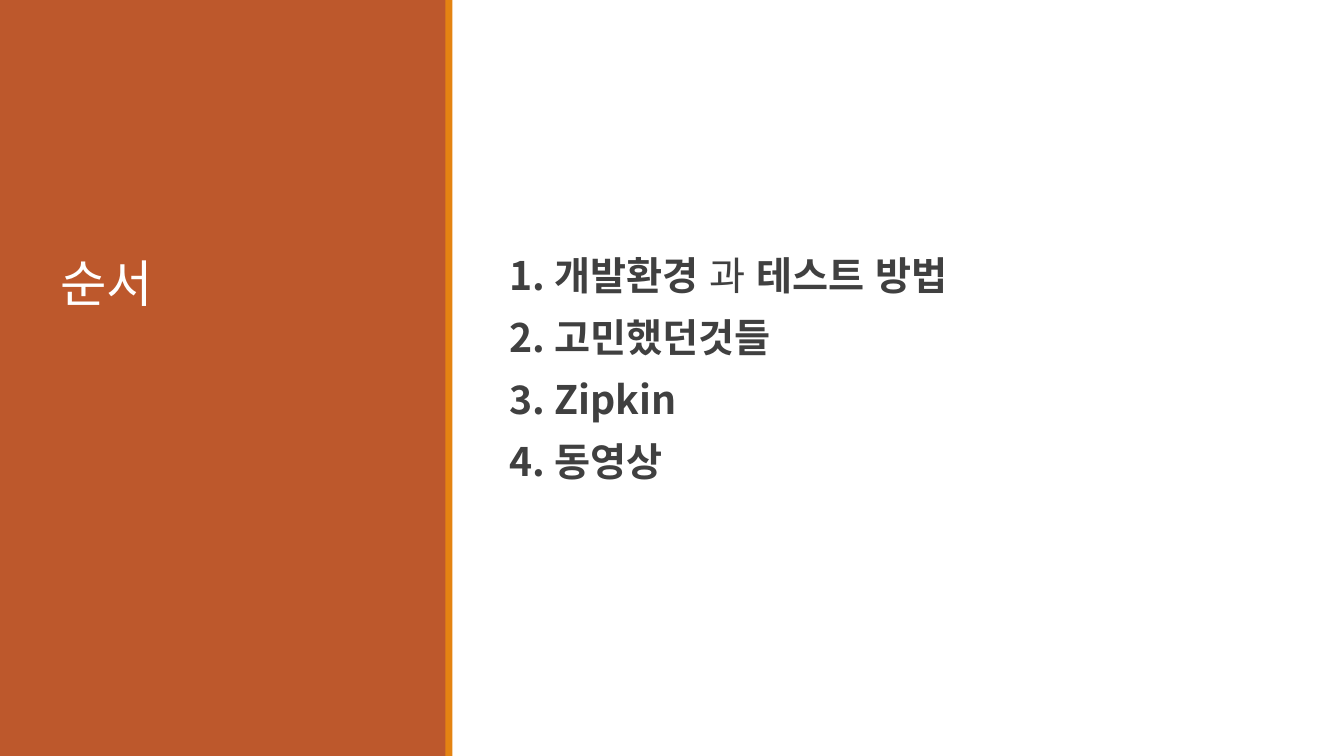
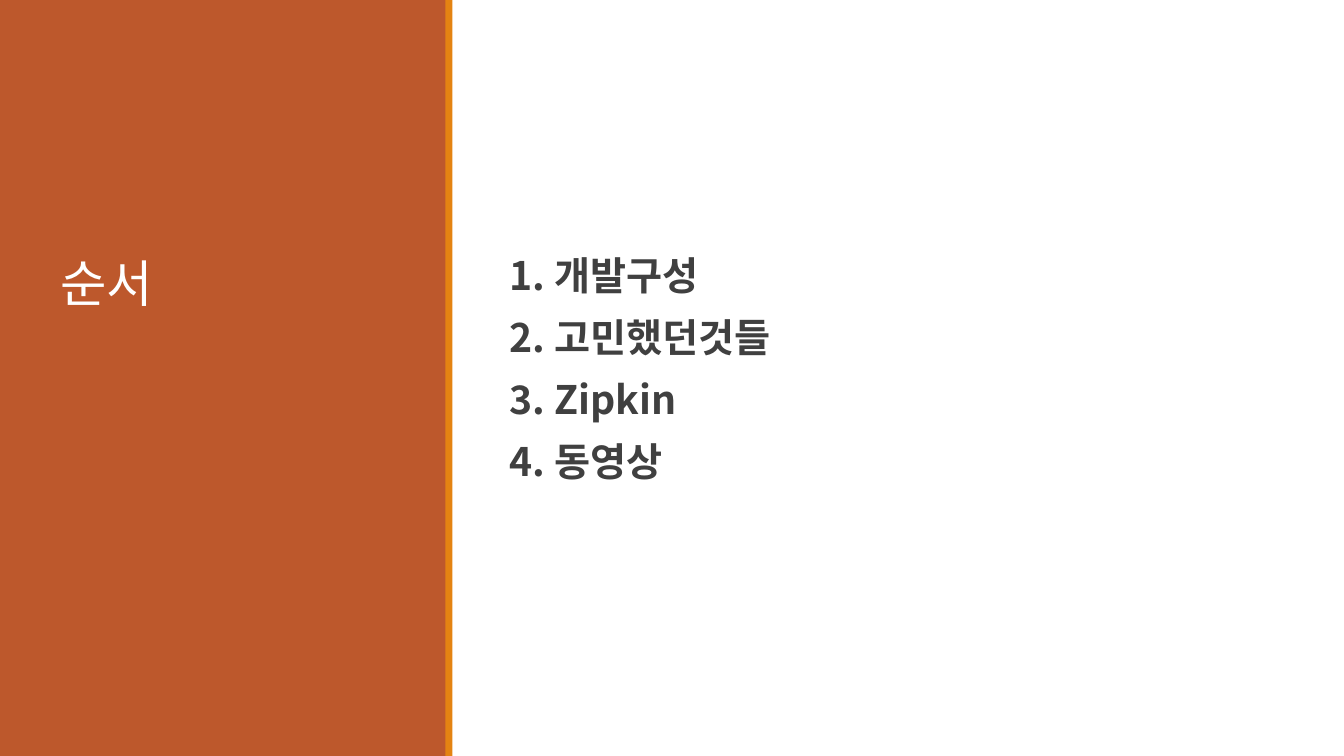
Before and after one commit to src8655/mhshop, a slide deck: slide 2 of 윤민호 발표.pptx. Drawn at 1344x756 pixels with LibreOffice and Linux fonts; fonts in the diff are those of the drawing. Boxes give left, top, right and bottom in pixels: in the first picture for what was removed or moved away, otherwise in the second. Text is boxed around its words. In the diff, an @@ line names an element or a change of style, - is before the commit and + after.

```diff
--- a/윤민호 발표.pptx
+++ b/윤민호 발표.pptx
@@ text at bbox=[510, 257, 698, 294]: text changed @@
-  1. 개발환경 과 테스트 방법
+  1. 개발구성
```
Also in this commit, not shown: 3 other slides changed, 1 slide added.
